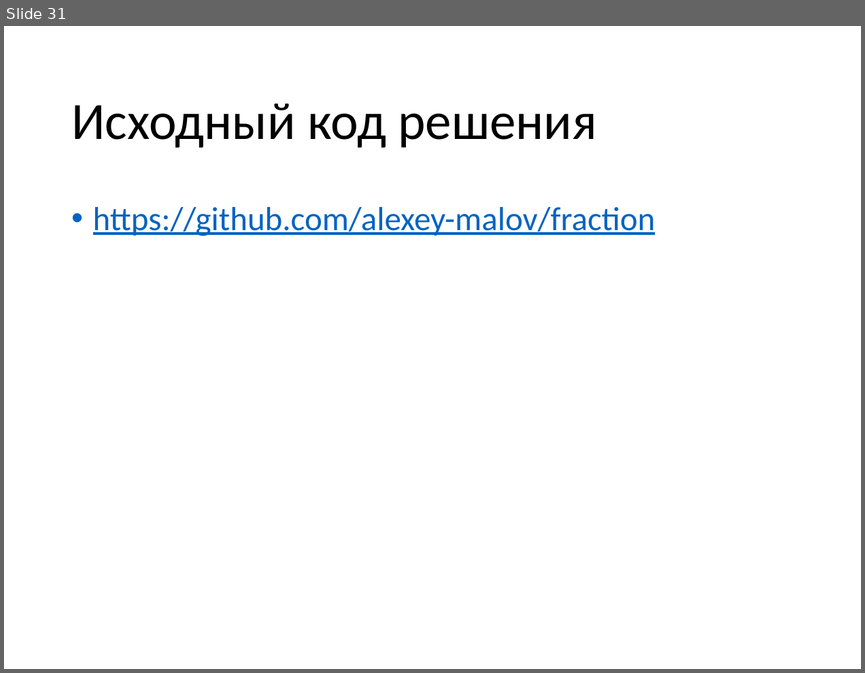
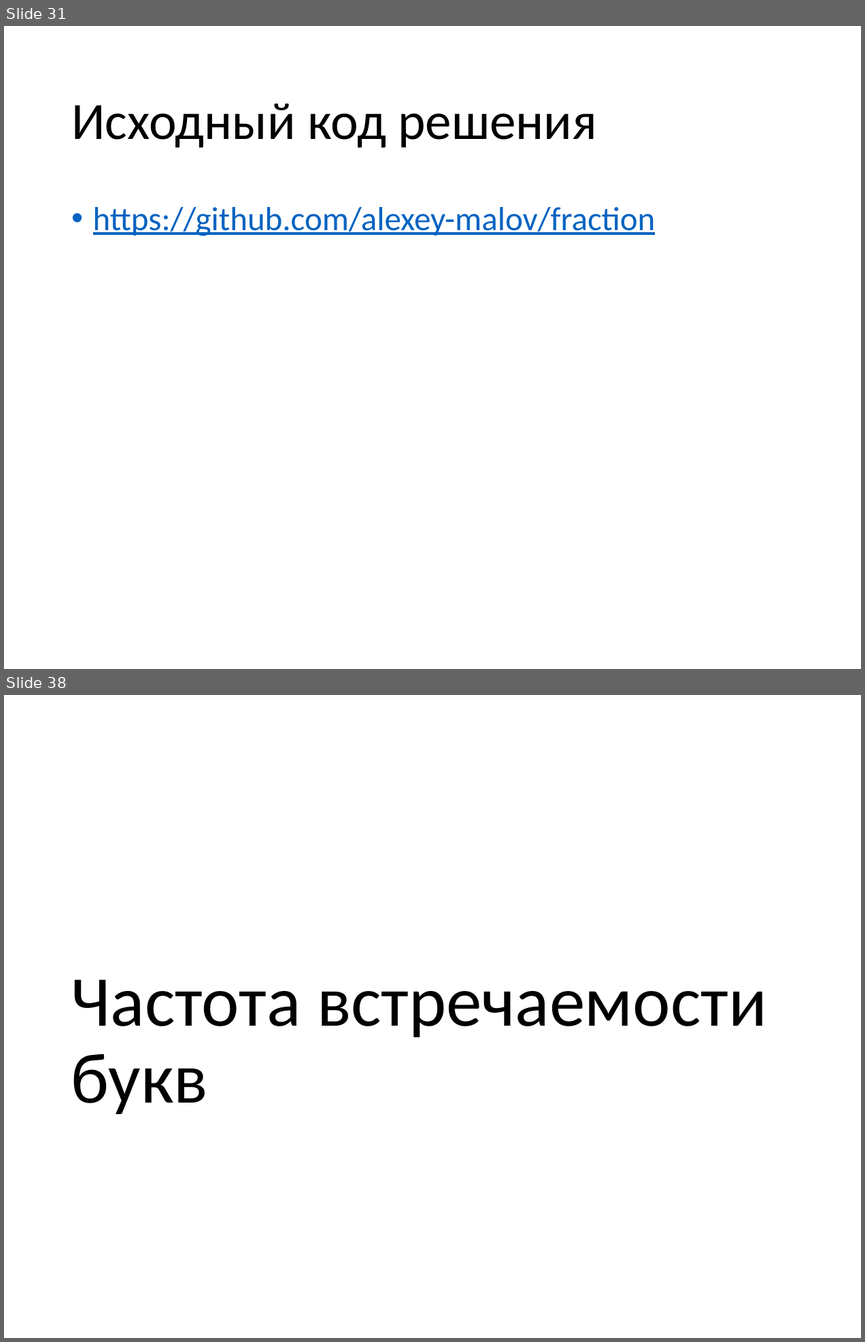
Before and after one commit to alexey-malov/fraction, a slide deck: Explanation.pptx. Shown one above the other, each under a label of ours: slide 31 before the commit, slides 31 and 38 after it; the slides between them are not shown. The pictures are 865x673 and 865x1342 pixels, drawn with LibreOffice and Linux fonts; fonts in the diff are those of the drawing. Boxes give left, top, right and bottom in pixels: in the first picture for what was removed or moved away, otherwise in the second. Text is boxed around its words. In the diff, an @@ line names an element or a change of style, - is before the commit and + after.

```diff
--- a/Explanation.pptx
+++ b/Explanation.pptx
@@ slide 38 added at (x1=4, y1=695, x2=861, y2=1338), background #FFFFFF @@
@@ title added at (x1=71, y1=979, x2=767, y2=1114), 60 pt, text #000000 @@
+Частота встречаемости букв
```
Also in this commit, not shown: 1 slide changed, 10 other slides added.
